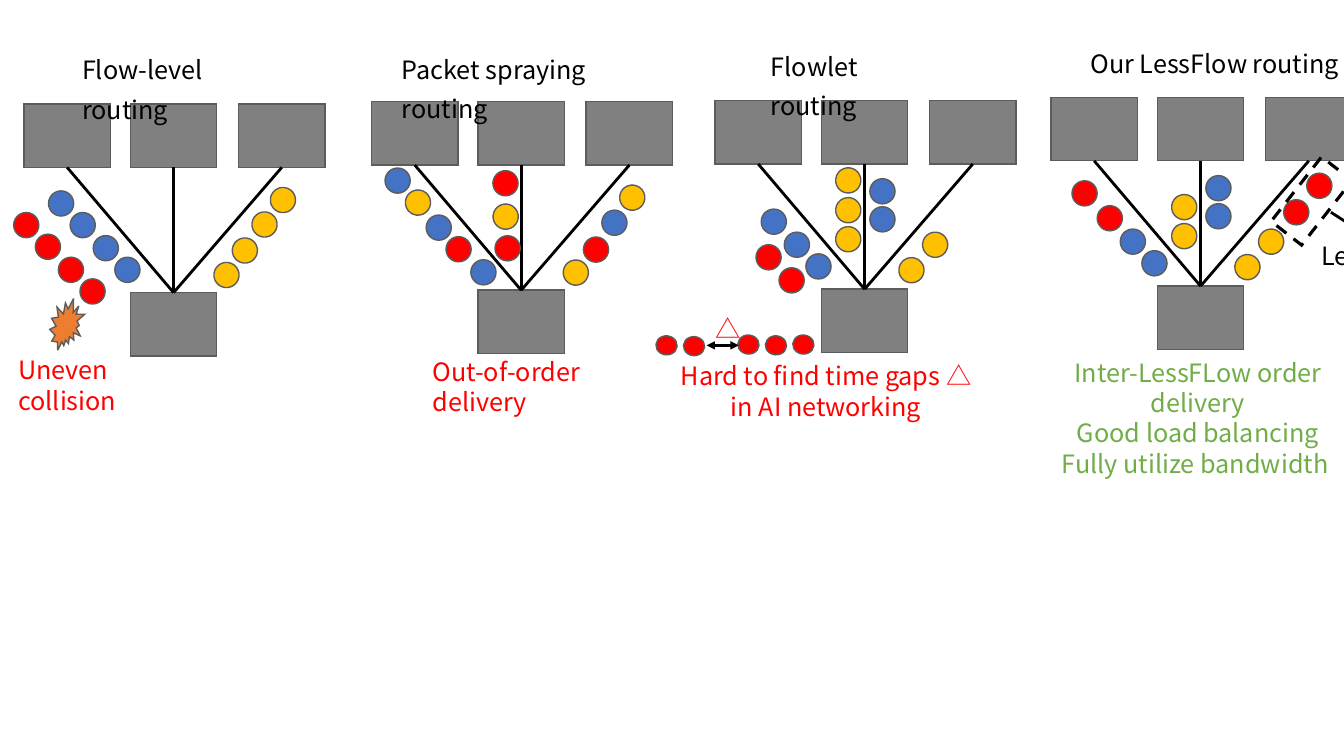
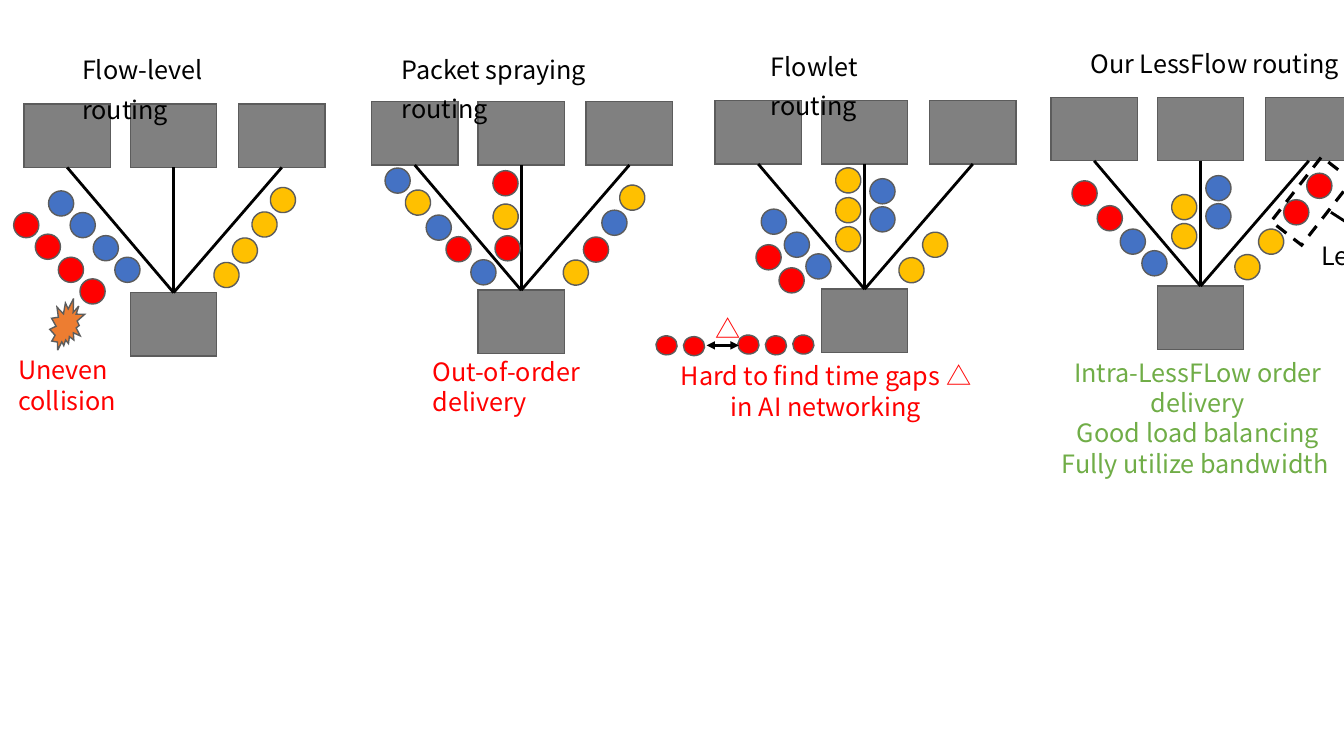
Before and after one commit to caopeirui/app.diagrams.net, a slide deck: slide 1 of lessflow/compare_overview.pptx. Drawn at 1344x756 pixels with LibreOffice and Linux fonts; fonts in the diff are those of the drawing. Boxes give left, top, right and bottom in pixels: in the first picture for what was removed or moved away, otherwise in the second. Text is boxed around its words. In the diff, an @@ line names an element or a change of style, - is before the commit and + after.

```diff
--- a/lessflow/compare_overview.pptx
+++ b/lessflow/compare_overview.pptx
@@ text at (x1=1074, y1=362, x2=1322, y2=418): text changed @@
-Inter-LessFLow order delivery
+Intra-LessFLow order delivery
```
Also in this commit, not shown: 1 other file.
